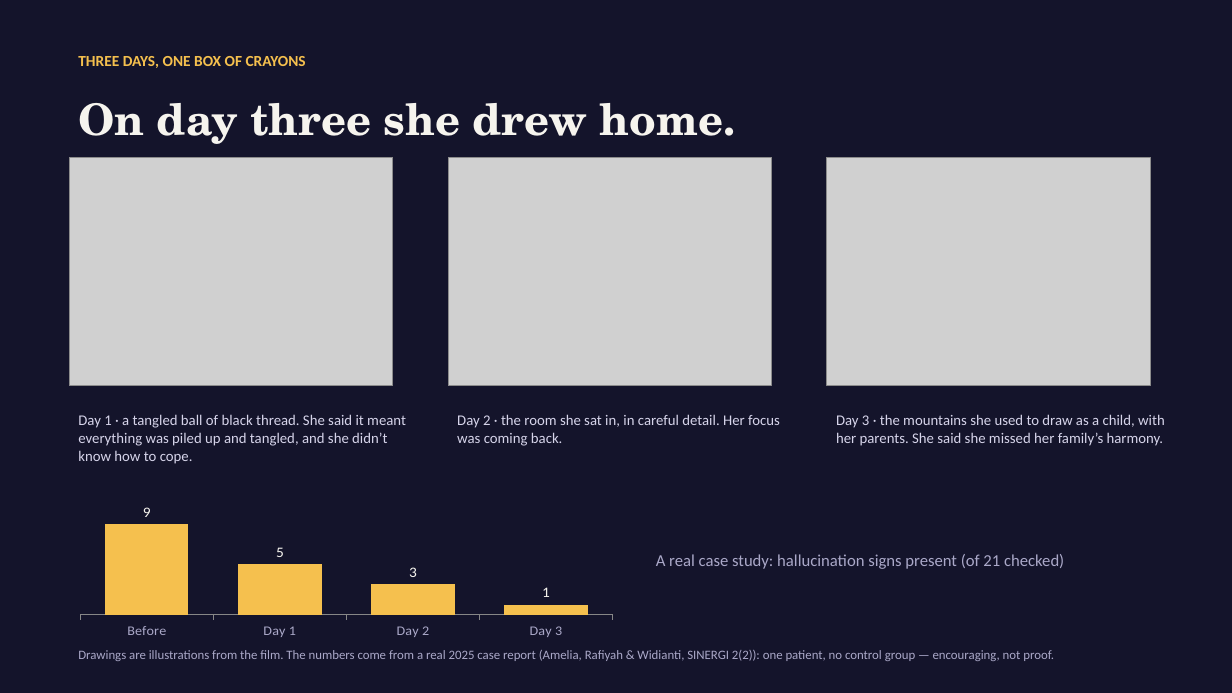
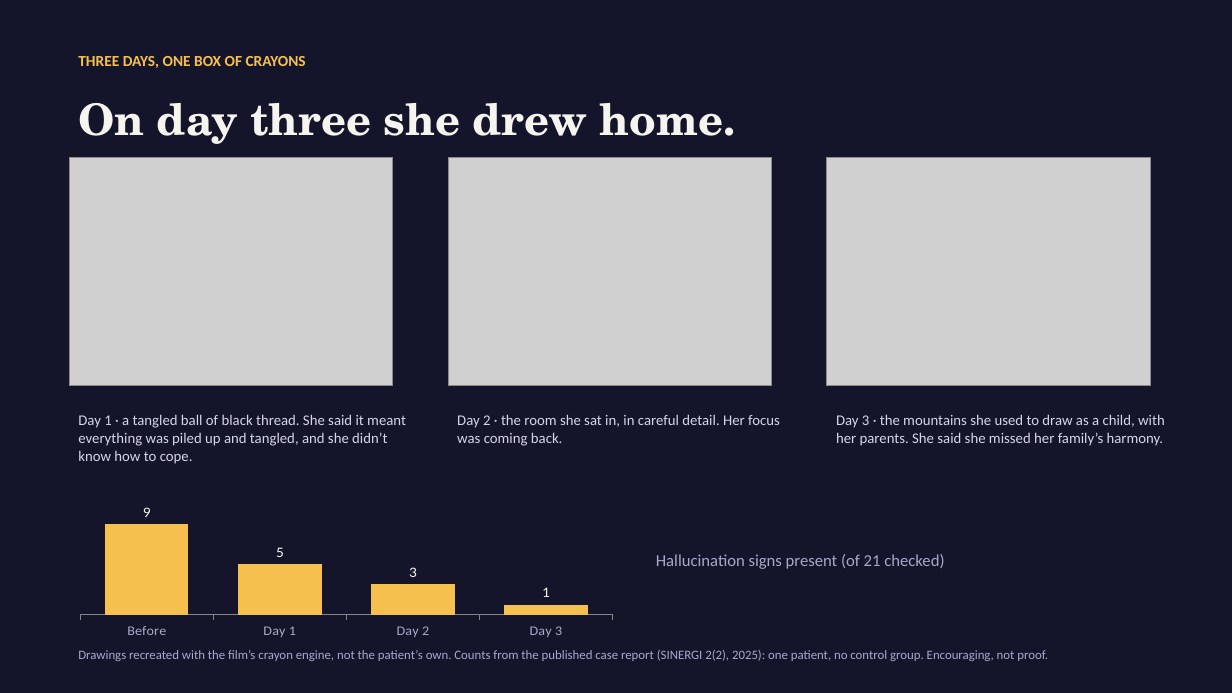
Before and after one commit to Atatron/Say-It-Louder, a slide deck: slide 4 of deck/You_Yourself_Pitch.pptx. Drawn at 1232x693 pixels with LibreOffice and Linux fonts; fonts in the diff are those of the drawing; grey boxes stand for pictures. Boxes give left, top, right and bottom in pixels: in the first picture for what was removed or moved away, otherwise in the second. Text is boxed around its words. In the diff, an @@ line names an element or a change of style, - is before the commit and + after.

```diff
--- a/deck/You_Yourself_Pitch.pptx
+++ b/deck/You_Yourself_Pitch.pptx
@@ text at <box>656,554,944,569</box>: text changed @@
-A real case study: hallucination signs present (of 21 checked)
+Hallucination signs present (of 21 checked)
@@ text at <box>78,650,1048,661</box>: text changed @@
-Drawings are illustrations from the film. The numbers come from a real 2025 case report (Amelia, Rafiyah & Widianti, SINERGI 2(2)): one patient, no control group — encouraging, not proof.
+Drawings recreated with the film’s crayon engine, not the patient’s own. Counts from the published case report (SINERGI 2(2), 2025): one patient, no control group. Encouraging, not proof.
```
Also in this commit, not shown: 4 other slides changed, 25 other files.
